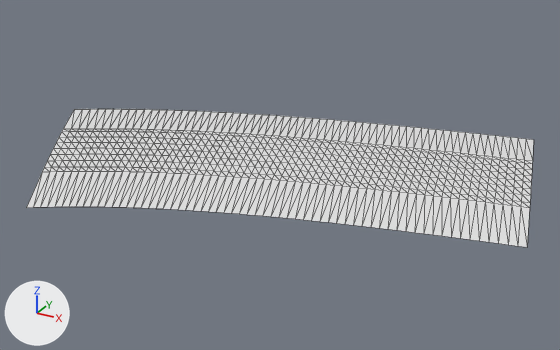
Two versions of the glTF model public/assets/gen4/models/track-49.glb, one commit apart.
Both versions are drawn from a 50 mm camera at (14.7, -89.8, 38.5) aimed at (-29.9, -8.6, -2.1). Arrows for +X, +Y and +Z are at lower left; the lights stay in place. The older version comes first. Mesh edges are drawn as thin lines. Vertices at exactly the same position are counted once.

Script lines for the objects in view, before the commit:
```python
me_track_49 = bpy.data.meshes.new('track-49')
me_track_49.from_pydata(...)  # 693 vertices, 1240 faces; spans x -67.2..3.1, y -33.3..15.9, z -0.9..0.2
ob_track_49 = bpy.data.objects.new('track-49', me_track_49)
ob_track_49.location = (0.0, 0.0, 0.0)
```
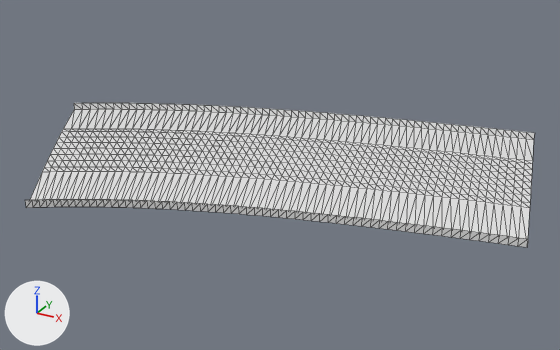
Where the change shows, as pixel boxes (x1, y1, x2, y2) in the pictures (560 x 350 px):
```json
{"object": "track-49", "change": "reshaped", "before": [26, 109, 534, 247], "after": [25, 103, 534, 247]}
{"part": 1, "of": "me_track_49", "change": "added", "after": [25, 103, 534, 247]}
```

Edits to the scene script, one JSON object a line:
```json
{"block": "me_track_49", "where": "# used by ob_track_49; location = (0.0, 0.0, 0.0)"}
{"op": "remove", "block": "me_track_49", "code": "me_track_49.from_pydata(...)  # 693 vertices, 1240 faces; spans x -67.2..3.1, y -33.3..15.9, z -0.9..0.2"}
{"op": "add", "block": "me_track_49", "code": "me_track_49.from_pydata(...)  # 819 vertices, 1488 faces; spans x -67.2..3.1, y -33.4..15.9, z -0.9..1.0"}
{"block": "me_track_49", "change": "me_track_49 part 1"}
{"block": "me_track_49", "change": "6 vertices are added at (-62.0, -3.0, 1.0), (-44.0, -30.1, 0.2), (-31.7, 9.2, 0.7), (-25.5, 10.9, 0.7), (-67.2, -6.1, 1.0), (-66.1, -5.5, 1.0)"}
{"block": "me_track_49", "change": "107 new vertices lie (0.0, 0.0, 1.0) away from vertices in x -65.1..3.1, y -32.9..15.9, z -0.9..0.0"}
{"block": "me_track_49", "change": "13 new vertices lie (0.0, -0.1, 1.0) away from vertices in x -61.0..-25.4, y -33.3..9.5, z -0.9..0.0"}
{"block": "me_track_49", "change": "248 new faces join them"}
```
